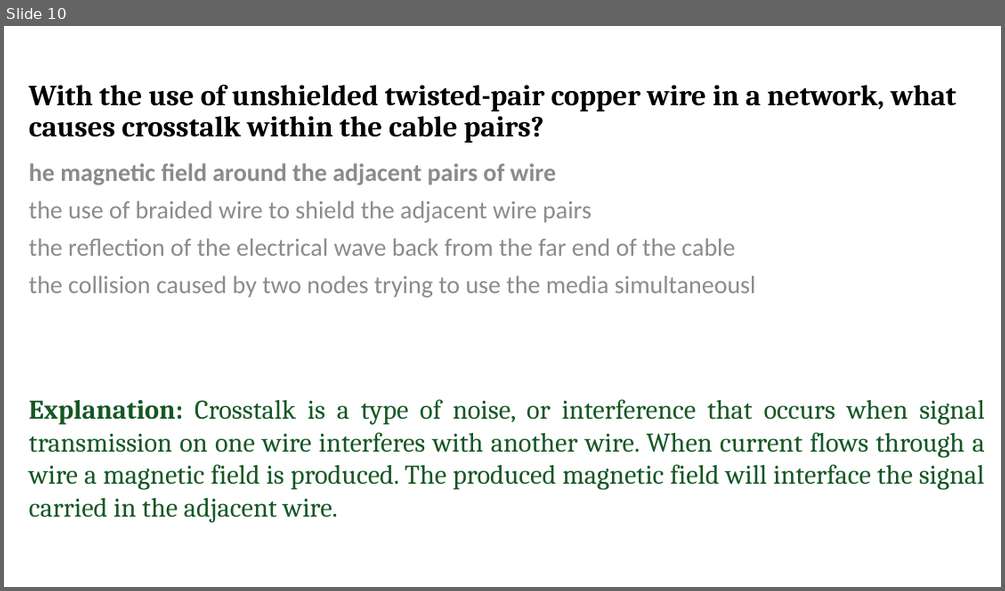
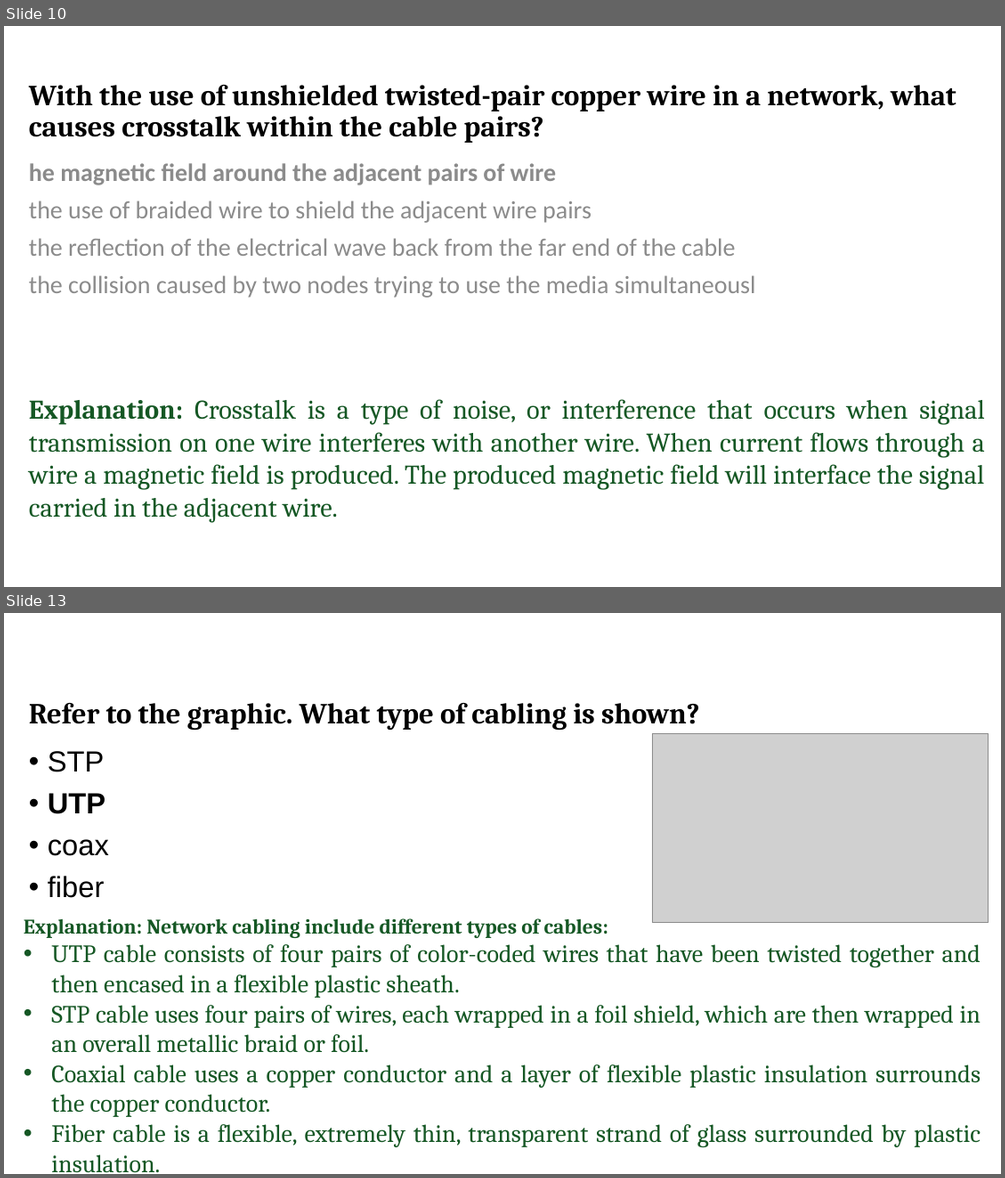
Before and after one commit to narsiimha/CCNA, a slide deck: PPT/QA/Module4-7.pptx. Shown one above the other, each under a label of ours: slide 10 before the commit, slides 10 and 13 after it; the slides between them are not shown. The pictures are 1005x591 and 1005x1178 pixels, drawn with LibreOffice and Linux fonts; fonts in the diff are those of the drawing; grey boxes stand for pictures. Boxes give left, top, right and bottom in pixels: in the first picture for what was removed or moved away, otherwise in the second. Text is boxed around its words. In the diff, an @@ line names an element or a change of style, - is before the commit and + after.

```diff
--- a/PPT/QA/Module4-7.pptx
+++ b/PPT/QA/Module4-7.pptx
@@ slide 13 added at bbox=[4, 613, 1001, 1174], background #FFFFFF @@
@@ title added at bbox=[29, 703, 700, 730], 28 pt, text #000000, bold @@
+Refer to the graphic. What type of cabling is shown?
@@ picture added at bbox=[652, 733, 989, 923] @@
@@ text added at bbox=[48, 751, 109, 898], 28 pt, text #000000 @@
+• STP
+• UTP
+• coax
+• fiber
@@ text added at bbox=[24, 918, 980, 1173], 24 pt, text #155724 @@
+Explanation: Network cabling include different types of cables:
+• UTP cable consists of four pairs of color-coded wires that have been twisted together and then encased in a flexible plastic sheath.
+• STP cable uses four pairs of wires, each wrapped in a foil shield, which are then wrapped in an overall metallic braid or foil.
+• Coaxial cable uses a copper conductor and a layer of flexible plastic insulation surrounds the copper conductor.
+• Fiber cable is a flexible, extremely thin, transparent strand of glass surrounded by plastic insulation.
```
Also in this commit, not shown: 9 other slides changed, 60 other slides added, 1 other file.
